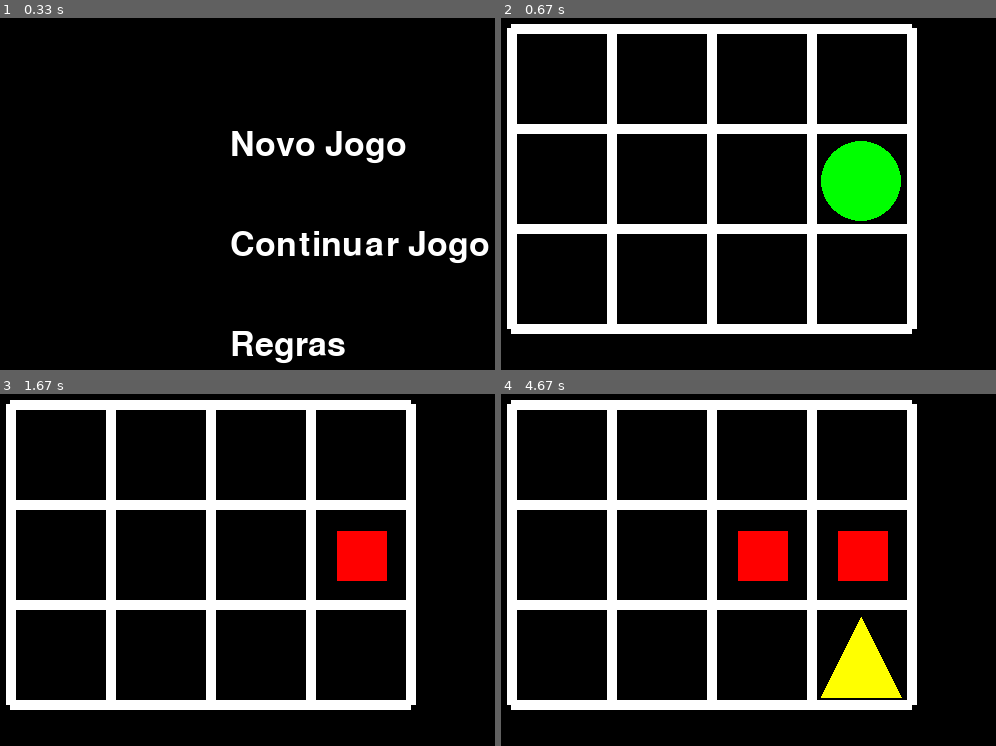
Above: before the commit, frames 1-4 (two rows, left to right).
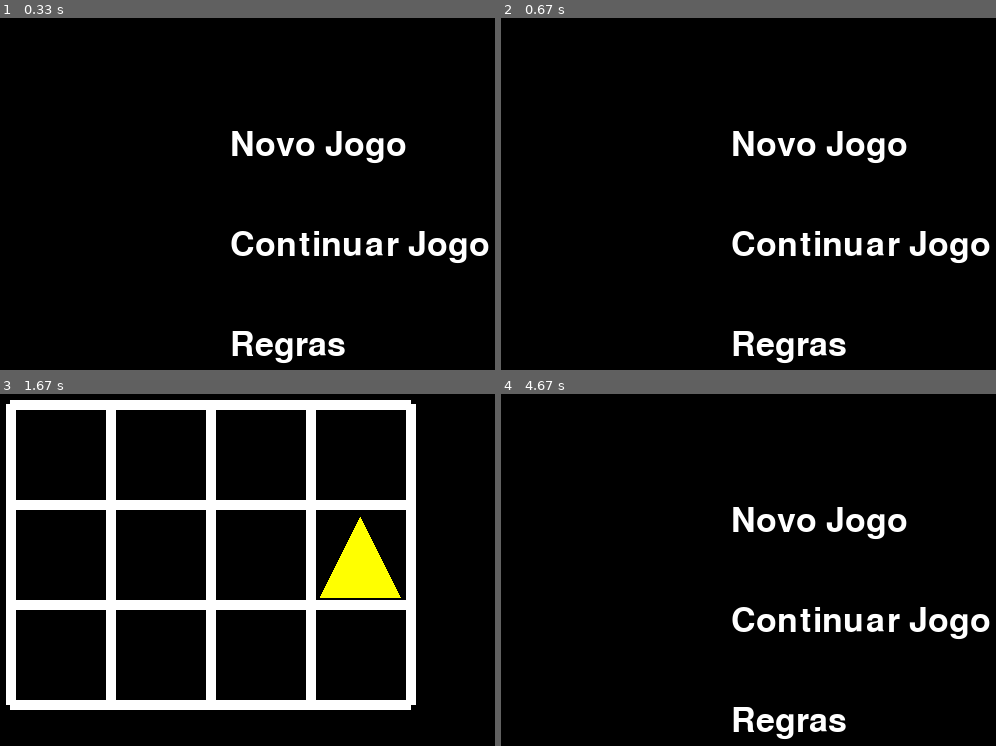
Above: after the commit, the same moments.

Repository: FranciscoMotaa/Trabalho-de-Lab-Semaforos
Game: pygame game, started from Semáforos/Juntar.py
Same seed, same stepped clock (60 frames per second), same inputs: the game is played once before the commit and once after it.
Inputs (mouse positions are in pixels of both pictures, inside the frame that each line leads up to):
- Up to frame 1 (0.33 s): no input
- Up to frame 2 (0.67 s): click "Novo Jogo" at 0.38 s
- Up to frame 3 (1.67 s): click (381, 738) at 0.75 s; click (321, 520) at 1.63 s, where only the run after the commit has a clickable "Novo Jogo"
- Up to frame 4 (4.67 s): click (822, 520) at 3.07 s, where only the run after the commit has a clickable "Novo Jogo"; click (728, 534) at 3.57 s; click (822, 619) at 4.55 s, where only the run after the commit has a clickable "Continuar Jogo"

Frame 1 is identical in both runs. In frame 2, 23% of the frame differs, in the area x 1-99%, y 1-99%; in frame 3, 2.3%; in frame 4, 25%.

Commit message:
Tou a tentar corrigir e dar em maluco, por favor nao mexer

Diff:
--- a/Semáforos/Juntar.py
+++ b/Semáforos/Juntar.py
@@ -4,16 +4,16 @@
 
 pygame.init()
 #Desenhar o tabuleiro
-def desenha_tabuleiro(tela):
-    pygame.draw.line(tela,(255, 255, 255), (10,10), (10,310), 10)	#1ª linha vertical
-    pygame.draw.line(tela,(255, 255, 255), (110,10), (110,310), 10)	#2ª linha vertical
-    pygame.draw.line(tela,(255, 255, 255), (210,10), (210,310), 10)	#3ª linha vertical
-    pygame.draw.line(tela,(255, 255, 255), (310,10), (310,310), 10)	#4ª linha vertical
-    pygame.draw.line(tela,(255, 255, 255), (410,10), (410,310), 10)	#5ª linha vertical
-    pygame.draw.line(tela,(255, 255, 255), (10,10), (410,10), 10)	#1ª linha horizontal
-    pygame.draw.line(tela,(255, 255, 255), (10,110), (410,110), 10)	#2ª linha horizontal
-    pygame.draw.line(tela,(255, 255, 255), (10,210), (410,210), 10)	#3ª linha horizontal
-    pygame.draw.line(tela,(255, 255, 255), (10,310), (410,310), 10)	#4ª linha horizontal
+def desenha_tabuleiro(tela_jogo):
+    pygame.draw.line(tela_jogo,(255, 255, 255), (10,10), (10,310), 10)	#1ª linha vertical
+    pygame.draw.line(tela_jogo,(255, 255, 255), (110,10), (110,310), 10)	#2ª linha vertical
+    pygame.draw.line(tela_jogo,(255, 255, 255), (210,10), (210,310), 10)	#3ª linha vertical
+    pygame.draw.line(tela_jogo,(255, 255, 255), (310,10), (310,310), 10)	#4ª linha vertical
+    pygame.draw.line(tela_jogo,(255, 255, 255), (410,10), (410,310), 10)	#5ª linha vertical
+    pygame.draw.line(tela_jogo,(255, 255, 255), (10,10), (410,10), 10)	#1ª linha horizontal
+    pygame.draw.line(tela_jogo,(255, 255, 255), (10,110), (410,110), 10)	#2ª linha horizontal
+    pygame.draw.line(tela_jogo,(255, 255, 255), (10,210), (410,210), 10)	#3ª linha horizontal
+    pygame.draw.line(tela_jogo,(255, 255, 255), (10,310), (410,310), 10)	#4ª linha horizontal
     pygame.display.update()
 
 #Desenhar o triangulo
@@ -24,24 +24,24 @@
     pygame.draw.polygon(screen, color, [point1, point2, point3])
 
 #Trocar os desenhos da area1/celula [0][0] da matriz
-def area1(tela):
+def area1(tela_jogo):
     x, y = pygame.mouse.get_pos()
     if x>16 and x<106 and y>16 and y<106:
         if event.type==pygame.MOUSEBUTTONDOWN and event.button == 1:
             if matriz[0][0]==0:
-                pygame.draw.circle(tela,(0, 255, 0), (60, 63), 40)
+                pygame.draw.circle(tela_jogo,(0, 255, 0), (60, 63), 40)
                 pygame.display.update()
                 matriz[0][0]=1
             elif matriz[0][0]==1:
-                pygame.draw.circle(tela,(0,0,0),(60,63),40)
-                pygame.display.update()
-                draw_triangle(tela,(255,255,0),(60,63))
+                pygame.draw.circle(tela_jogo,(0,0,0),(60,63),40)
+                pygame.display.update()
+                draw_triangle(tela_jogo,(255,255,0),(60,63))
                 pygame.display.update()
                 matriz[0][0]=2
             elif matriz[0][0]==2:
-                draw_triangle(tela,(0,0,0),(60,63))
+                draw_triangle(tela_jogo,(0,0,0),(60,63))
                 rect = pygame.Rect(37.5, 37.5, 50, 50)
-                pygame.draw.rect(tela, (255,0,0), rect)
+                pygame.draw.rect(tela_jogo, (255,0,0), rect)
                 pygame.display.update()
                 matriz[0][0]=3
             # elif matriz[1][1]==3:
@@ -52,267 +52,273 @@
             #     tela.blit(texto, (20, 400))
 
 #Trocar os desenhos da area2/celula [0][1] da matriz
-def area2(tela):
+def area2(tela_jogo):
     x, y = pygame.mouse.get_pos()
     if x>116 and x<206 and y>16 and y<106:
         if event.type==pygame.MOUSEBUTTONDOWN and event.button == 1:
             if matriz[0][1]==0:
-                pygame.draw.circle(tela,(0, 255, 0), (160, 63), 40)
+                pygame.draw.circle(tela_jogo,(0, 255, 0), (160, 63), 40)
                 pygame.display.update()
                 matriz[0][1]=1
             elif matriz[0][1]==1:
-                pygame.draw.circle(tela,(0,0,0),(160,63),40)
-                pygame.display.update()
-                draw_triangle(tela,(255,255,0),(160,63))
+                pygame.draw.circle(tela_jogo,(0,0,0),(160,63),40)
+                pygame.display.update()
+                draw_triangle(tela_jogo,(255,255,0),(160,63))
                 pygame.display.update()
                 matriz[0][1]=2
             elif matriz[0][1]==2:
-                draw_triangle(tela,(0,0,0),(160,63))
+                draw_triangle(tela_jogo,(0,0,0),(160,63))
                 rect = pygame.Rect(137.5, 37.5, 50, 50)
-                pygame.draw.rect(tela, (255,0,0), rect)
+                pygame.draw.rect(tela_jogo, (255,0,0), rect)
                 pygame.display.update()
                 matriz[0][1]=3
 
 #Trocar os desenhos da area3/celula [0][2] da matriz
-def area3(tela):
+def area3(tela_jogo):
     x, y = pygame.mouse.get_pos()
     if x>216 and x<306 and y>16 and y<106:
         if event.type==pygame.MOUSEBUTTONDOWN and event.button == 1:
             if matriz[0][2]==0:
-                pygame.draw.circle(tela,(0, 255, 0), (260, 63), 40)
+                pygame.draw.circle(tela_jogo,(0, 255, 0), (260, 63), 40)
                 pygame.display.update()
                 matriz[0][2]=1
             elif matriz[0][2]==1:
-                pygame.draw.circle(tela,(0,0,0),(260,63),40)
-                pygame.display.update()
-                draw_triangle(tela,(255,255,0),(260,63))
+                pygame.draw.circle(tela_jogo,(0,0,0),(260,63),40)
+                pygame.display.update()
+                draw_triangle(tela_jogo,(255,255,0),(260,63))
                 pygame.display.update()
                 matriz[0][2]=2
             elif matriz[0][2]==2:
-                draw_triangle(tela,(0,0,0),(260,63))
+                draw_triangle(tela_jogo,(0,0,0),(260,63))
                 rect = pygame.Rect(237.5, 37.5, 50, 50)
-                pygame.draw.rect(tela, (255,0,0), rect)
+                pygame.draw.rect(tela_jogo, (255,0,0), rect)
                 pygame.display.update()
                 matriz[0][2]=3
 
 #Trocar os desenhos da area4/celula [0][3] da matriz
-def area4(tela):
+def area4(tela_jogo):
     x, y = pygame.mouse.get_pos()
     if x>316 and x<406 and y>16 and y<106:
         if event.type==pygame.MOUSEBUTTONDOWN and event.button == 1:
             if matriz[0][3]==0:
-                pygame.draw.circle(tela,(0, 255, 0), (360, 63), 40)
+                pygame.draw.circle(tela_jogo,(0, 255, 0), (360, 63), 40)
                 pygame.display.update()
                 matriz[0][3]=1
             elif matriz[0][3]==1:
-                pygame.draw.circle(tela,(0,0,0),(360,63),40)
-                pygame.display.update()
-                draw_triangle(tela,(255,255,0),(360,63))
+                pygame.draw.circle(tela_jogo,(0,0,0),(360,63),40)
+                pygame.display.update()
+                draw_triangle(tela_jogo,(255,255,0),(360,63))
                 pygame.display.update()
                 matriz[0][3]=2
             elif matriz[0][3]==2:
-                draw_triangle(tela,(0,0,0),(360,63))
+                draw_triangle(tela_jogo,(0,0,0),(360,63))
                 rect = pygame.Rect(337.5, 37.5, 50, 50)
-                pygame.draw.rect(tela, (255,0,0), rect)
+                pygame.draw.rect(tela_jogo, (255,0,0), rect)
                 pygame.display.update()
                 matriz[0][3]=3
 
 #Trocar os desenhos da area5/celula [1][0] da matriz
-def area5(tela):
+def area5(tela_jogo):
     x, y = pygame.mouse.get_pos()
     if x>16 and x<106 and y>116 and y<206:
         if event.type==pygame.MOUSEBUTTONDOWN and event.button == 1:
             if matriz[1][0]==0:
-                pygame.draw.circle(tela,(0, 255, 0), (60, 163), 40)
+                pygame.draw.circle(tela_jogo,(0, 255, 0), (60, 163), 40)
                 pygame.display.update()
                 matriz[1][0]=1
             elif matriz[1][0]==1:
-                pygame.draw.circle(tela,(0,0,0),(60,163),40)
-                pygame.display.update()
-                draw_triangle(tela,(255,255,0),(60,163))
+                pygame.draw.circle(tela_jogo,(0,0,0),(60,163),40)
+                pygame.display.update()
+                draw_triangle(tela_jogo,(255,255,0),(60,163))
                 pygame.display.update()
                 matriz[1][0]=2
             elif matriz[1][0]==2:
-                draw_triangle(tela,(0,0,0),(60,163))
+                draw_triangle(tela_jogo,(0,0,0),(60,163))
                 rect = pygame.Rect(37.5, 137.5, 50, 50)
-                pygame.draw.rect(tela, (255,0,0), rect)
+                pygame.draw.rect(tela_jogo, (255,0,0), rect)
                 pygame.display.update()
                 matriz[1][0]=3
 
 #Trocar os desenhos da area7/celula [1][1] da matriz
-def area6(tela):
+def area6(tela_jogo):
     x, y = pygame.mouse.get_pos()
     if x>116 and x<206 and y>116 and y<206:
         if event.type==pygame.MOUSEBUTTONDOWN and event.button == 1:
             if matriz[1][1]==0:
-                pygame.draw.circle(tela,(0, 255, 0), (160, 163), 40)
+                pygame.draw.circle(tela_jogo,(0, 255, 0), (160, 163), 40)
                 pygame.display.update()
                 matriz[1][1]=1
             elif matriz[1][1]==1:
-                pygame.draw.circle(tela,(0,0,0),(160,163),40)
-                pygame.display.update()
-                draw_triangle(tela,(255,255,0),(160,163))
+                pygame.draw.circle(tela_jogo,(0,0,0),(160,163),40)
+                pygame.display.update()
+                draw_triangle(tela_jogo,(255,255,0),(160,163))
                 pygame.display.update()
                 matriz[1][1]=2
             elif matriz[1][1]==2:
-                draw_triangle(tela,(0,0,0),(160,163))
+                draw_triangle(tela_jogo,(0,0,0),(160,163))
                 rect = pygame.Rect(137.5, 137.5, 50, 50)
-                pygame.draw.rect(tela, (255,0,0), rect)
+                pygame.draw.rect(tela_jogo, (255,0,0), rect)
                 pygame.display.update()
                 matriz[1][1]=3
 
 #Trocar os desenhos da area7/celula [1][2] da matriz
-def area7(tela):
+def area7(tela_jogo):
     x, y = pygame.mouse.get_pos()
     if x>216 and x<306 and y>116 and y<206:
         if event.type==pygame.MOUSEBUTTONDOWN and event.button == 1:
             if matriz[1][2]==0:
-                pygame.draw.circle(tela,(0, 255, 0), (260, 163), 40)
+                pygame.draw.circle(tela_jogo,(0, 255, 0), (260, 163), 40)
                 pygame.display.update()
                 matriz[1][2]=1
             elif matriz[1][2]==1:
-                pygame.draw.circle(tela,(0,0,0),(260,163),40)
-                pygame.display.update()
-                draw_triangle(tela,(255,255,0),(260,163))
+                pygame.draw.circle(tela_jogo,(0,0,0),(260,163),40)
+                pygame.display.update()
+                draw_triangle(tela_jogo,(255,255,0),(260,163))
                 pygame.display.update()
                 matriz[1][2]=2
             elif matriz[1][2]==2:
-                draw_triangle(tela,(0,0,0),(260,163))
+                draw_triangle(tela_jogo,(0,0,0),(260,163))
                 rect = pygame.Rect(237.5, 137.5, 50, 50)
-                pygame.draw.rect(tela, (255,0,0), rect)
+                pygame.draw.rect(tela_jogo, (255,0,0), rect)
                 pygame.display.update()
                 matriz[1][2]=3
 
 #Trocar os desenhos da area8/celula [1][3] da matriz
-def area8(tela):
+def area8(tela_jogo):
     x, y = pygame.mouse.get_pos()
     if x>316 and x<406 and y>116 and y<206:
         if event.type==pygame.MOUSEBUTTONDOWN and event.button == 1:
             if matriz[1][3]==0:
-                pygame.draw.circle(tela,(0, 255, 0), (360, 163), 40)
+                pygame.draw.circle(tela_jogo,(0, 255, 0), (360, 163), 40)
                 pygame.display.update()
                 matriz[1][3]=1
             elif matriz[1][3]==1:
-                pygame.draw.circle(tela,(0,0,0),(360,163),40)
-                pygame.display.update()
-                draw_triangle(tela,(255,255,0),(360,163))
+                pygame.draw.circle(tela_jogo,(0,0,0),(360,163),40)
+                pygame.display.update()
+                draw_triangle(tela_jogo,(255,255,0),(360,163))
                 pygame.display.update()
                 matriz[1][3]=2
             elif matriz[1][3]==2:
-                draw_triangle(tela,(0,0,0),(360,163))
+                draw_triangle(tela_jogo,(0,0,0),(360,163))
                 rect = pygame.Rect(337.5, 137.5, 50, 50)
-                pygame.draw.rect(tela, (255,0,0), rect)
+                pygame.draw.rect(tela_jogo, (255,0,0), rect)
                 pygame.display.update()
                 matriz[1][3]=3
 
 #Trocar os desenhos da area9/celula [2][0] da matriz
-def area9(tela):
+def area9(tela_jogo):
     x, y = pygame.mouse.get_pos()
     if x>16 and x<106 and y>216 and y<306:
         if event.type==pygame.MOUSEBUTTONDOWN and event.button == 1:
             if matriz[2][0]==0:
-                pygame.draw.circle(tela,(0, 255, 0), (60, 263), 40)
+                pygame.draw.circle(tela_jogo,(0, 255, 0), (60, 263), 40)
                 pygame.display.update()
                 matriz[2][0]=1
             elif matriz[2][0]==1:
-                pygame.draw.circle(tela,(0,0,0),(60,263),40)
-                pygame.display.update()
-                draw_triangle(tela,(255,255,0),(60,263))
+                pygame.draw.circle(tela_jogo,(0,0,0),(60,263),40)
+                pygame.display.update()
+                draw_triangle(tela_jogo,(255,255,0),(60,263))
                 pygame.display.update()
                 matriz[2][0]=2
             elif matriz[2][0]==2:
-                draw_triangle(tela,(0,0,0),(60,263))
+                draw_triangle(tela_jogo,(0,0,0),(60,263))
                 rect = pygame.Rect(37.5, 237.5, 50, 50)
-                pygame.draw.rect(tela, (255,0,0), rect)
+                pygame.draw.rect(tela_jogo, (255,0,0), rect)
                 pygame.display.update()
                 matriz[2][0]=3
 
 #Trocar os desenhos da area10/celula [2][1] da matriz
-def area10(tela):
+def area10(tela_jogo):
     x, y = pygame.mouse.get_pos()
     if x>116 and x<206 and y>216 and y<306:
         if event.type==pygame.MOUSEBUTTONDOWN and event.button == 1:
             if matriz[2][1]==0:
-                pygame.draw.circle(tela,(0, 255, 0), (160, 263), 40)
+                pygame.draw.circle(tela_jogo,(0, 255, 0), (160, 263), 40)
                 pygame.display.update()
                 matriz[2][1]=1
             elif matriz[2][1]==1:
-                pygame.draw.circle(tela,(0,0,0),(160,263),40)
-                pygame.display.update()
-                draw_triangle(tela,(255,255,0),(160,263))
+                pygame.draw.circle(tela_jogo,(0,0,0),(160,263),40)
+                pygame.display.update()
+                draw_triangle(tela_jogo,(255,255,0),(160,263))
                 pygame.display.update()
                 matriz[2][1]=2
             elif matriz[2][1]==2:
-                draw_triangle(tela,(0,0,0),(160,263))
+                draw_triangle(tela_jogo,(0,0,0),(160,263))
                 rect = pygame.Rect(137.5, 237.5, 50, 50)
-                pygame.draw.rect(tela, (255,0,0), rect)
+                pygame.draw.rect(tela_jogo, (255,0,0), rect)
                 pygame.display.update()
                 matriz[2][1]=3
 
 #Trocar os desenhos da area11/celula [2][2] da matriz
-def area11(tela):
+def area11(tela_jogo):
     x, y = pygame.mouse.get_pos()
     if x>216 and x<306 and y>216 and y<306:
         if event.type==pygame.MOUSEBUTTONDOWN and event.button == 1:
             if matriz[2][2]==0:
-                pygame.draw.circle(tela,(0, 255, 0), (260, 263), 40)
+                pygame.draw.circle(tela_jogo,(0, 255, 0), (260, 263), 40)
                 pygame.display.update()
                 matriz[2][2]=1
             elif matriz[2][2]==1:
-                pygame.draw.circle(tela,(0,0,0),(260,263),40)
-                pygame.display.update()
-                draw_triangle(tela,(255,255,0),(260,263))
+                pygame.draw.circle(tela_jogo,(0,0,0),(260,263),40)
+                pygame.display.update()
+                draw_triangle(tela_jogo,(255,255,0),(260,263))
                 pygame.display.update()
                 matriz[2][2]=2
             elif matriz[2][2]==2:
-                draw_triangle(tela,(0,0,0),(260,263))
+                draw_triangle(tela_jogo,(0,0,0),(260,263))
                 rect = pygame.Rect(237.5, 237.5, 50, 50)
-                pygame.draw.rect(tela, (255,0,0), rect)
+                pygame.draw.rect(tela_jogo, (255,0,0), rect)
                 pygame.display.update()
                 matriz[2][2]=3
 
 #Trocar os desenhos da area12/celula [2][3] da matriz
-def area12(tela):
+def area12(tela_jogo):
     x, y = pygame.mouse.get_pos()
     if x>316 and x<406 and y>216 and y<306:
         if event.type==pygame.MOUSEBUTTONDOWN and event.button == 1:
             if matriz[2][3]==0:
-                pygame.draw.circle(tela,(0, 255, 0), (360, 263), 40)
+                pygame.draw.circle(tela_jogo,(0, 255, 0), (360, 263), 40)
                 pygame.display.update()
                 matriz[2][3]=1
             elif matriz[2][3]==1:
-                pygame.draw.circle(tela,(0,0,0),(360,263),40)
-                pygame.display.update()
-                draw_triangle(tela,(255,255,0),(360,263))
+                pygame.draw.circle(tela_jogo,(0,0,0),(360,263),40)
+                pygame.display.update()
+                draw_triangle(tela_jogo,(255,255,0),(360,263))
                 pygame.display.update()
                 matriz[2][3]=2
             elif matriz[2][3]==2:
-                draw_triangle(tela,(0,0,0),(360,263))
+                draw_triangle(tela_jogo,(0,0,0),(360,263))
                 rect = pygame.Rect(337.5, 237.5, 50, 50)
-                pygame.draw.rect(tela, (255,0,0), rect)
+                pygame.draw.rect(tela_jogo, (255,0,0), rect)
                 pygame.display.update()
                 matriz[2][3]=3
 
-def jogo(tela):
-    while True:
-        for event in pygame.event.get():
-            if event.type == QUIT:
-                pygame.quit()
-                exit()
-            else:
-                desenha_tabuleiro(tela)
-                area1(tela)
-                area2(tela)
-                area3(tela)
-                area4(tela)
-                area5(tela)
-                area6(tela)
-                area7(tela)
-                area8(tela)
-                area9(tela)
-                area10(tela)
-                area11(tela)
-                area12(tela)
+def jogo(tela_jogo):
+    tela_jogo.fill(BLACK)
+    pygame.display.update()
+    desenha_tabuleiro(tela_jogo)
+    area1(tela_jogo)
+    area2(tela_jogo)
+    area3(tela_jogo)
+    area4(tela_jogo)
+    area5(tela_jogo)
+    area6(tela_jogo)
+    area7(tela_jogo)
+    area8(tela_jogo)
+    area9(tela_jogo)
+    area10(tela_jogo)
+    area11(tela_jogo)
+    area12(tela_jogo)
+
+def desenha_menu(tela_menu):
+    tela_menu.fill(BLACK)
+    pygame.draw.rect(tela_menu, BLACK, (button1_pos[0], button1_pos[1], button_width, button_height))
+    pygame.draw.rect(tela_menu, BLACK, (button2_pos[0], button2_pos[1], button_width, button_height))
+    pygame.draw.rect(tela_menu, BLACK, (button3_pos[0], button3_pos[1], button_width, button_height))
+    tela_menu.blit(button1_text, (button1_pos[0]+10, button1_pos[1]+10))
+    tela_menu.blit(button2_text, (button2_pos[0]+10, button2_pos[1]+10))
+    tela_menu.blit(button3_text, (button3_pos[0]+10, button3_pos[1]+10))
+    pygame.display.update()
 
 matriz=[
     [0,0,0,0],
@@ -325,7 +331,8 @@
 largura=640
 altura=480
 fonte = pygame.font.Font(None, 50)
-tela=pygame.display.set_mode((largura, altura))
+tela_menu=pygame.display.set_mode((largura, altura))
+tela_jogo=pygame.display.set_mode((largura, altura))
 pygame.display.set_caption('Jogo do Semáforo')
 # Define as posições e dimensões dos botões
 button_width = 200
@@ -333,37 +340,26 @@
 button1_pos = (largura//2 - button_width//2, 100)
 button2_pos = (largura//2 - button_width//2, 200)
 button3_pos = (largura//2 - button_width//2, 300)
-
 # Cria os textos dos botões
 button1_text = fonte.render("Novo Jogo", True, WHITE)
 button2_text = fonte.render("Continuar Jogo", True, WHITE)
 button3_text = fonte.render("Regras", True, WHITE)
+button1_rect = pygame.Rect(button1_pos, (button_width, button_height))
+button2_rect = pygame.Rect(button2_pos, (button_width, button_height))
+button3_rect = pygame.Rect(button3_pos, (button_width, button_height))
 
 while True:
     for event in pygame.event.get():
+        desenha_menu(tela_menu)
         if event.type == pygame.QUIT:
             pygame.quit()
             exit()
         else:
-            tela.fill(BLACK)
-            pygame.draw.rect(tela, BLACK, (button1_pos[0], button1_pos[1], button_width, button_height))
-            pygame.draw.rect(tela, BLACK, (button2_pos[0], button2_pos[1], button_width, button_height))
-            pygame.draw.rect(tela, BLACK, (button3_pos[0], button3_pos[1], button_width, button_height))
-            tela.blit(button1_text, (button1_pos[0]+10, button1_pos[1]+10))
-            tela.blit(button2_text, (button2_pos[0]+10, button2_pos[1]+10))
-            tela.blit(button3_text, (button3_pos[0]+10, button3_pos[1]+10))
-            pygame.display.update()
-            if event.type==pygame.MOUSEBUTTONDOWN and event.button == 1:
+            if event.type == pygame.MOUSEBUTTONDOWN and event.button == 1:
                 mouse_pos = pygame.mouse.get_pos()
-                if pygame.Rect(button1_pos, (button_width, button_height)).collidepoint(mouse_pos):
-                    tela.fill(BLACK)
-                    jogo(tela)
-                    pygame.display.update()
-                elif pygame.Rect(button2_pos, (button_width, button_height)).collidepoint(mouse_pos):
-                    print("Botão 2 pressionado")
-                    pygame.display.update()
-                elif pygame.Rect(button3_pos, (button_width, button_height)).collidepoint(mouse_pos):
-                    tela.fill(BLACK)
-                    texto=fonte.render(f'Aviso: Não pode alterar esta peça', True, (255,255,255))
-                    tela.blit(texto, (1, 1))
-                    pygame.display.update()
+                if button1_rect.collidepoint(mouse_pos):
+                    jogo(tela_jogo)
+                elif button2_rect.collidepoint(mouse_pos):
+                    print("butao 2 pressionado")
+                elif button3_rect.collidepoint(mouse_pos):
+                    print("Mostra regras")
